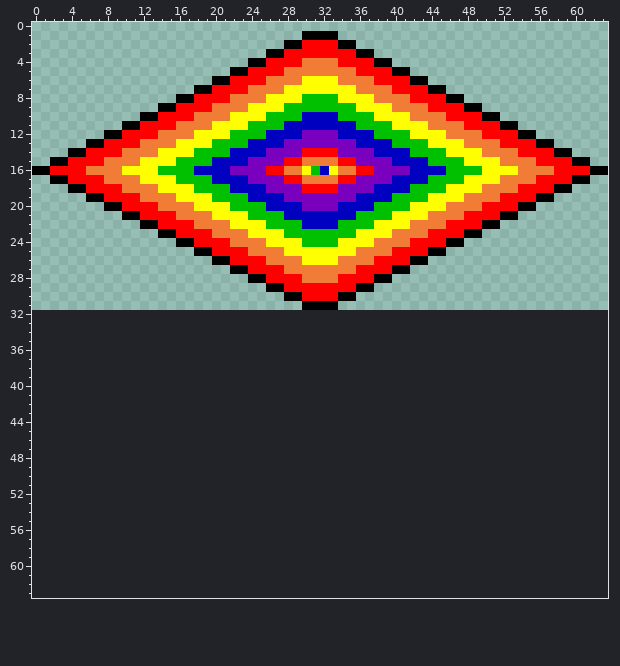
One commit to this pixel-art sprite: resources/portal.png. The picture above is the old version.
The file is 64x32 pixels. Colours within 5 levels of each other are drawn and written as one. The old version is drawn lined up with the new one, on the new canvas.
Once edited:
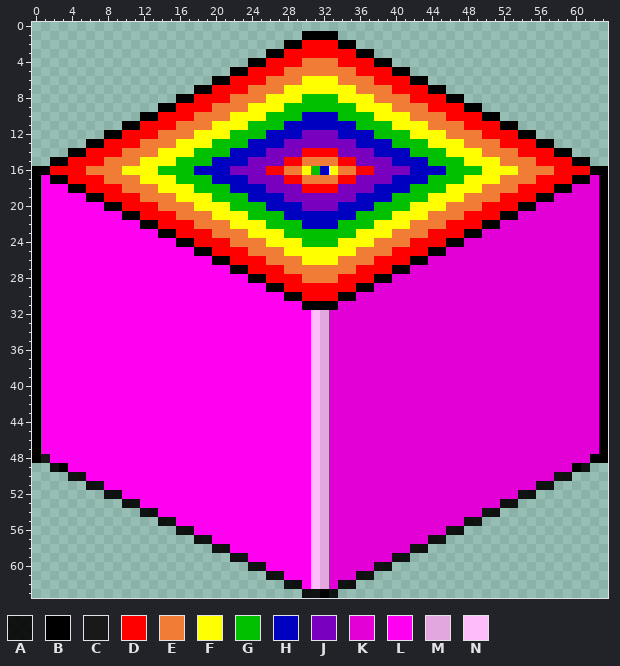
Palette (. is transparent): A #000000e6  B #000000  C #191919  D #fe0000  E #f17c36  F #ffff00  G #01c000  H #0000c0  J #7900bf  K #e300d6  L #ff00f0  M #e3a7df  N #ffbcfb
Change:
canvas 64x32 -> 64x64
The author put colour A in row 49 at x 2 and 61; in row 50 at x 4 to 5 and 58 to 59; in row 51 at x 6 to 7 and 56 to 57; in row 52 at x 8 to 9 and 54 to 55; in row 53 at x 10 to 11 and 52 to 53; in row 54 at x 12 to 13 and 50 to 51.
The author put colour A in row 55 at x 14 to 15 and 48 to 49; in row 56 at x 16 to 17 and 46 to 47; in row 57 at x 18 to 19 and 44 to 45; in row 58 at x 20 to 21 and 42 to 43; in row 59 at x 22 to 23 and 40 to 41; in row 60 at x 24 to 25 and 38 to 39.
The author put colour A in row 61 at x 26 to 27 and 36 to 37; in row 62 at x 28 to 29 and 34 to 35; in row 63 at x 30 to 31 and 33.
The author put colour B in rows 17 to 47 at x 0 and 63; in row 48 at x 0 and 62 to 63; in row 49 at x 3 and 60; in row 63 at x 32.
The author put colour C in row 48 at x 1.
The author put colour K in row 17 at x 62; in row 18 at x 60 to 62; in row 19 at x 58 to 62; in row 20 at x 56 to 62; in row 21 at x 54 to 62; in row 22 at x 52 to 62.
The author put colour K in row 23 at x 50 to 62; in row 24 at x 48 to 62; in row 25 at x 46 to 62; in row 26 at x 44 to 62; in row 27 at x 42 to 62; in row 28 at x 40 to 62.
The author put colour K in row 29 at x 38 to 62; in row 30 at x 36 to 62; in row 31 at x 34 to 62; in rows 32 to 47 at x 33 to 62; in row 48 at x 33 to 61; in row 49 at x 33 to 59.
The author put colour K in row 50 at x 33 to 57; in row 51 at x 33 to 55; in row 52 at x 33 to 53; in row 53 at x 33 to 51; in row 54 at x 33 to 49; in row 55 at x 33 to 47.
The author put colour K in row 56 at x 33 to 45; in row 57 at x 33 to 43; in row 58 at x 33 to 41; in row 59 at x 33 to 39; in row 60 at x 33 to 37; in row 61 at x 33 to 35.
The author put colour K in row 62 at x 33.
The author put colour L in row 17 at x 1; in row 18 at x 1 to 3; in row 19 at x 1 to 5; in row 20 at x 1 to 7; in row 21 at x 1 to 9; in row 22 at x 1 to 11.
The author put colour L in row 23 at x 1 to 13; in row 24 at x 1 to 15; in row 25 at x 1 to 17; in row 26 at x 1 to 19; in row 27 at x 1 to 21; in row 28 at x 1 to 23.
The author put colour L in row 29 at x 1 to 25; in row 30 at x 1 to 27; in row 31 at x 1 to 29; in rows 32 to 47 at x 1 to 30; in row 48 at x 2 to 30; in row 49 at x 4 to 30.
The author put colour L in row 50 at x 6 to 30; in row 51 at x 8 to 30; in row 52 at x 10 to 30; in row 53 at x 12 to 30; in row 54 at x 14 to 30; in row 55 at x 16 to 30.
The author put colour L in row 56 at x 18 to 30; in row 57 at x 20 to 30; in row 58 at x 22 to 30; in row 59 at x 24 to 30; in row 60 at x 26 to 30; in row 61 at x 28 to 30.
The author put colour L in row 62 at x 30.
The author put colour M in rows 32 to 62 at x 32.
The author put colour N in rows 32 to 62 at x 31.
Changed places in both pictures, as pixel boxes (x1, y1, x2, y2):
added: (32, 175, 608, 598)
